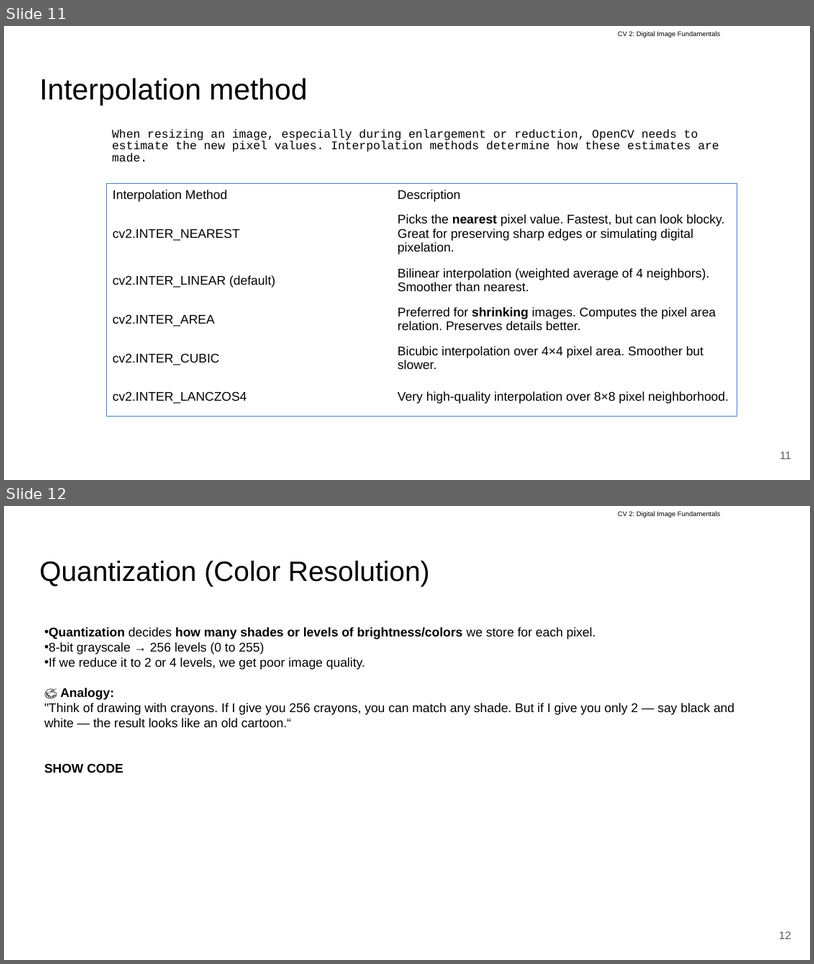
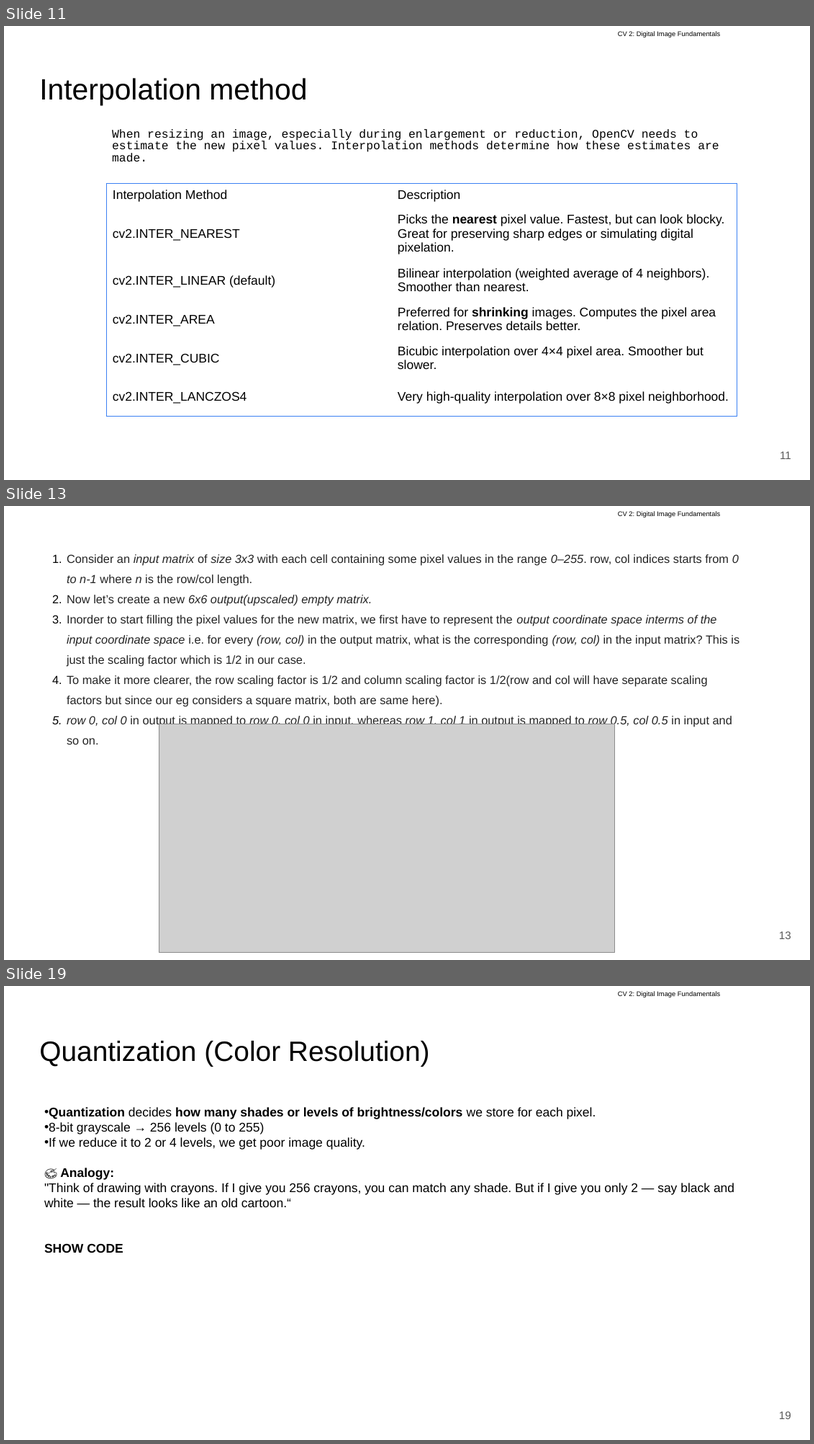
Before and after one commit to RevathiPerumalbits/bitsCV, a slide deck: ComputerVision/Class 02 Image digitization/CV #2 Digital Image, Fundamentals - Aakash.pptx. Shown one above the other, each under a label of ours: slides 11 and 12 before the commit, slides 11, 13 and 19 after it; the slides between them are not shown. The pictures are 814x964 and 814x1444 pixels, drawn with LibreOffice and Linux fonts; fonts in the diff are those of the drawing; grey boxes stand for pictures. Boxes give left, top, right and bottom in pixels: in the first picture for what was removed or moved away, otherwise in the second. Text is boxed around its words. In the diff, an @@ line names an element or a change of style, - is before the commit and + after.

```diff
--- a/ComputerVision/Class 02 Image digitization/CV #2 Digital Image, Fundamentals - Aakash.pptx
+++ b/ComputerVision/Class 02 Image digitization/CV #2 Digital Image, Fundamentals - Aakash.pptx
@@ slide 13 added at [4,506,810,960], background #FFFFFF; not listed: 1 template element that a slide beside it also shows @@
@@ text added at [67,554,740,744], 14 pt, text #242424 @@
+1. Consider an input matrix of size 3x3 with each cell containing some pixel values in the range 0–255. row, col indices starts from 0 to n-1 where n is the row/col length.
+2. Now let’s create a new 6x6 output(upscaled) empty matrix.
+3. Inorder to start filling the pixel values for the new matrix, we first have to represent the output coordinate space interms of the input coordinate space i.e. for every (row, col) in the output matrix, what is the corresponding (row, col) in the input matrix? This is just the scaling factor which is 1/2 in our case.
+4. To make it more clearer, the row scaling factor is 1/2 and column scaling factor is 1/2(row and col will have separate scaling factors but since our eg considers a square matrix, both are same here).
+5. row 0, col 0 in output is mapped to row 0, col 0 in input, whereas row 1, col 1 in output is mapped to row 0.5, col 0.5 in input and so on.
@@ picture added at [160,724,615,952] @@
@@ page number added at [779,931,792,939], 13 pt, text #595959 @@
+13
@@ what was slide 12 is now slide 19 @@
@@ page number at [779,1411,792,1419]: text changed @@
-12
+19
```
Also in this commit, not shown: 1 slide changed, 6 other slides added, 2 slides removed.
